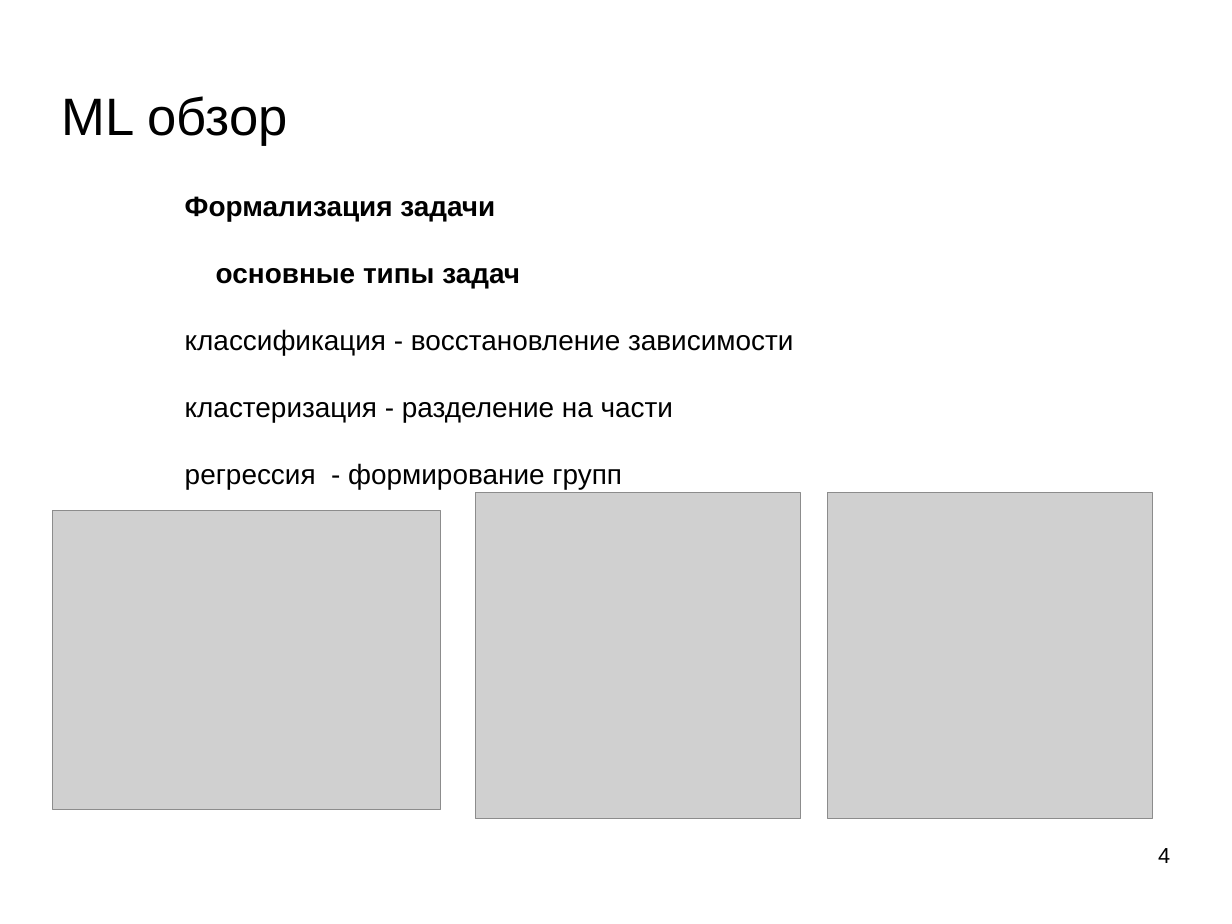
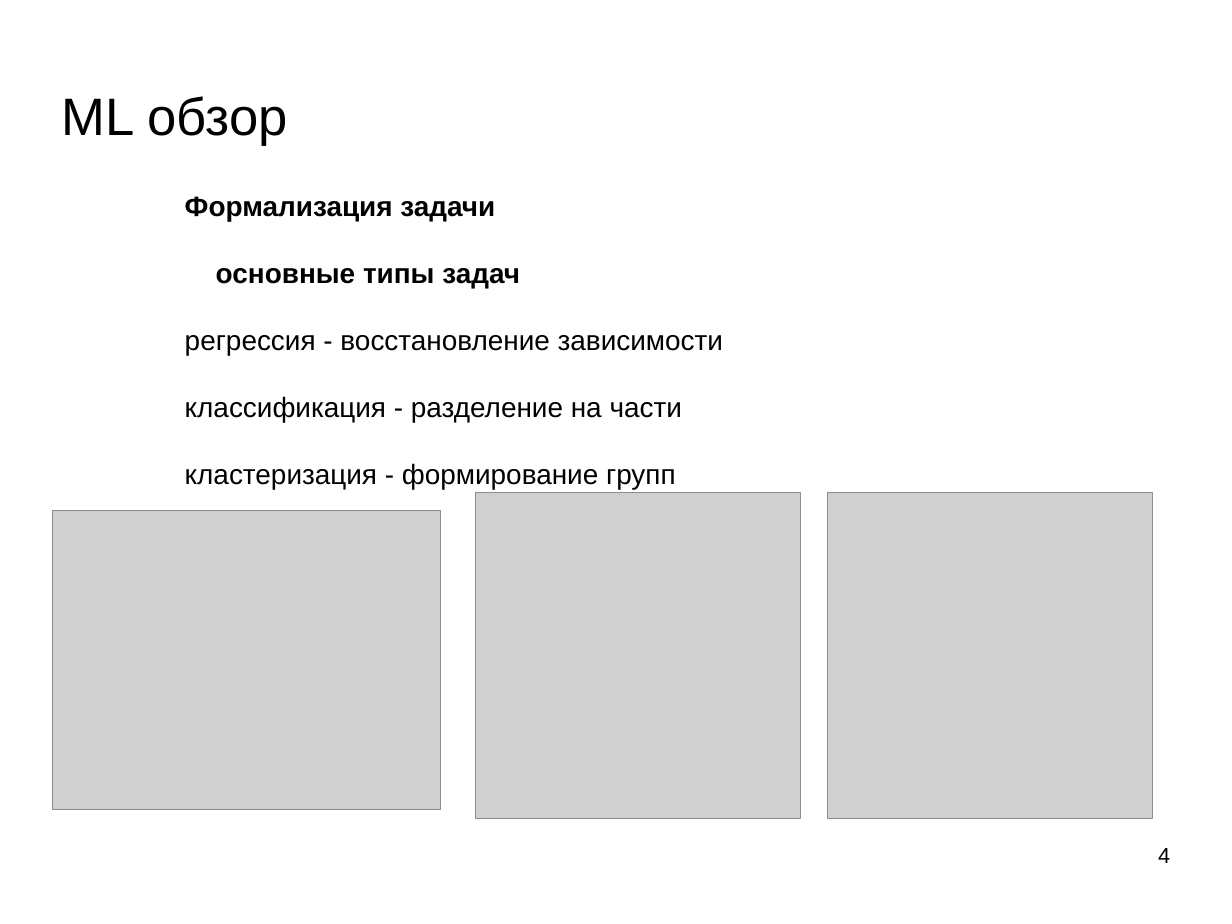
Before and after one commit to mechanoid5/ml_lectorium_legacy, a slide deck: slide 4 of 15-conclusion.odp. Drawn at 1232x924 pixels with LibreOffice and Linux fonts; fonts in the diff are those of the drawing; grey boxes stand for pictures; background and template pictures are left out. Boxes give left, top, right and bottom in pixels: in the first picture for what was removed or moved away, otherwise in the second. Text is boxed around its words. In the diff, an @@ line names an element or a change of style, - is before the commit and + after.

```diff
--- a/15-conclusion.odp
+++ b/15-conclusion.odp
@@ text at (185, 335, 723, 489): text changed @@
-классификация - восстановление зависимости
-кластеризация - разделение на части
-регрессия - формирование групп
+регрессия - восстановление зависимости
+классификация - разделение на части
+кластеризация - формирование групп
```
Also in this commit, not shown: 1 other file.
